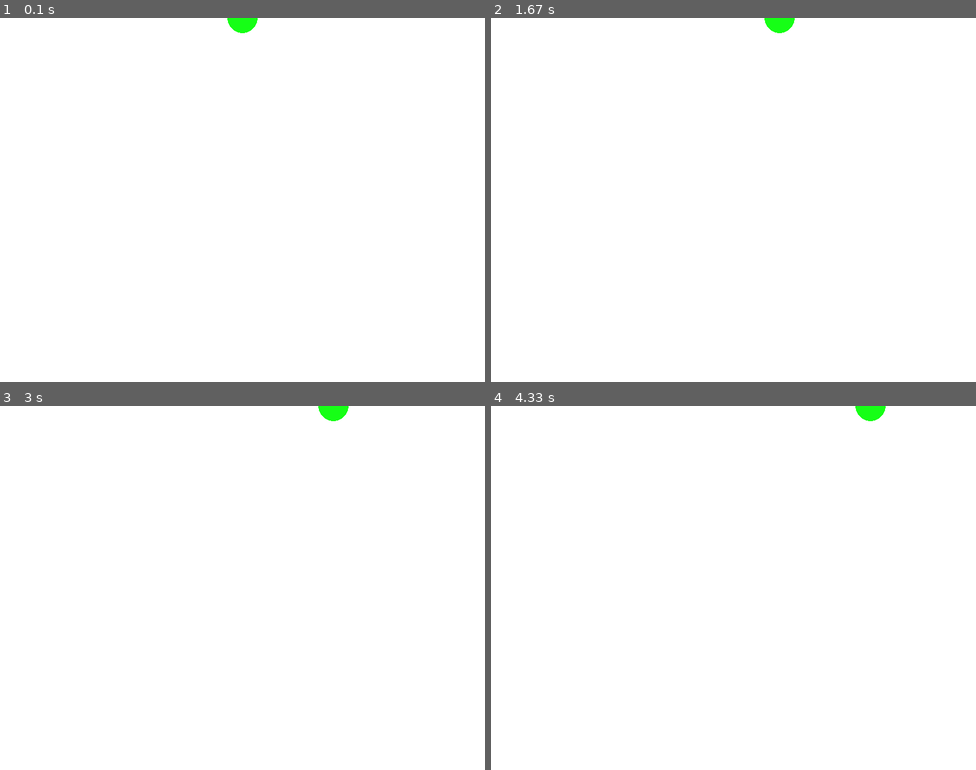
Above: before the commit, frames 1-4 (two rows, left to right).
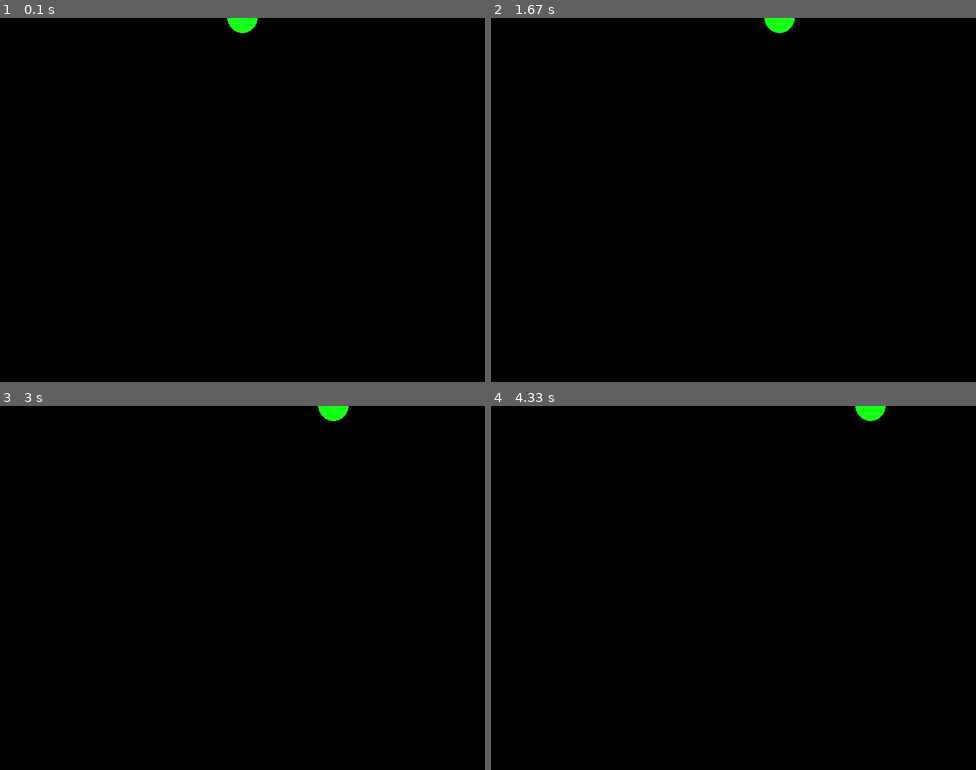
Above: after the commit, the same moments.

Repository: bhawesh2002/learning_path_to_PyGame
Game: pygame game, started from bouncy_walls/bouncy_walls.py
Two runs of this game, one before a commit and one after it. Both use one fixed random seed, a clock stepped at 60 frames per second and the inputs below.
Inputs:
- Up to frame 1 (0.1 s): no input
- Up to frame 2 (1.67 s): hold Right 0.33-0.8 s; hold Right 0.83-1.3 s; hold Right from 1.33 s (still down)
- Up to frame 3 (3 s): release Right at 1.97 s; hold Right 2-2.47 s; hold Right 2.5-2.97 s
- Up to frame 4 (4.33 s): hold Right 3-3.63 s; hold Right 3.67-4.13 s; hold Right from 4.17 s (still down)

The runs differ from the first frame. In frame 1, 100% of the frame differs, in the area x 0-100%, y 0-100%; in frame 2, 100%; in frame 3, 100%; in frame 4, 100%.

Commit message:
change the window color ton balck

Diff:
--- a/bouncy_walls/bouncy_walls.py
+++ b/bouncy_walls/bouncy_walls.py
@@ -13,7 +13,7 @@
 x_pos = 400  # set the x position of the ball
 y_pos = 0  # set the y position of the ball
 while True:  # loop forever
-    window.fill((255, 255, 255))  # fill the window with white
+    window.fill((0, 0, 0))  # fill the window with white
     # draw the ball on the 1.window of 2.light green color 3.position 4.radius
     ball = pygame.draw.circle(window, (22, 255, 22), (x_pos, y_pos), 25)
     pygame.display.update()  # update the display
